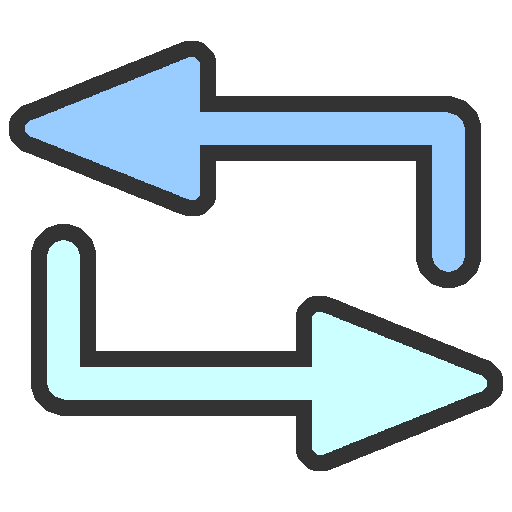
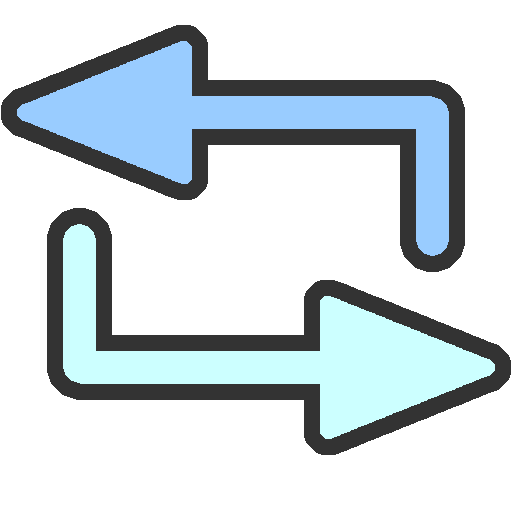
Comparing the layer stacks of the two 512px x 512px images. Changes:
added layer "REPEAT.png-Kopie #1" above "REPEAT.png-Kopie #2" over <box>47,208,511,455</box>
added layer "REPEAT.png-Kopie" above "REPEAT.png #1" over <box>1,25,465,272</box>
renamed "Repeat Last Command.png" to "REPEAT.png #1", hid it over <box>9,41,503,471</box>
